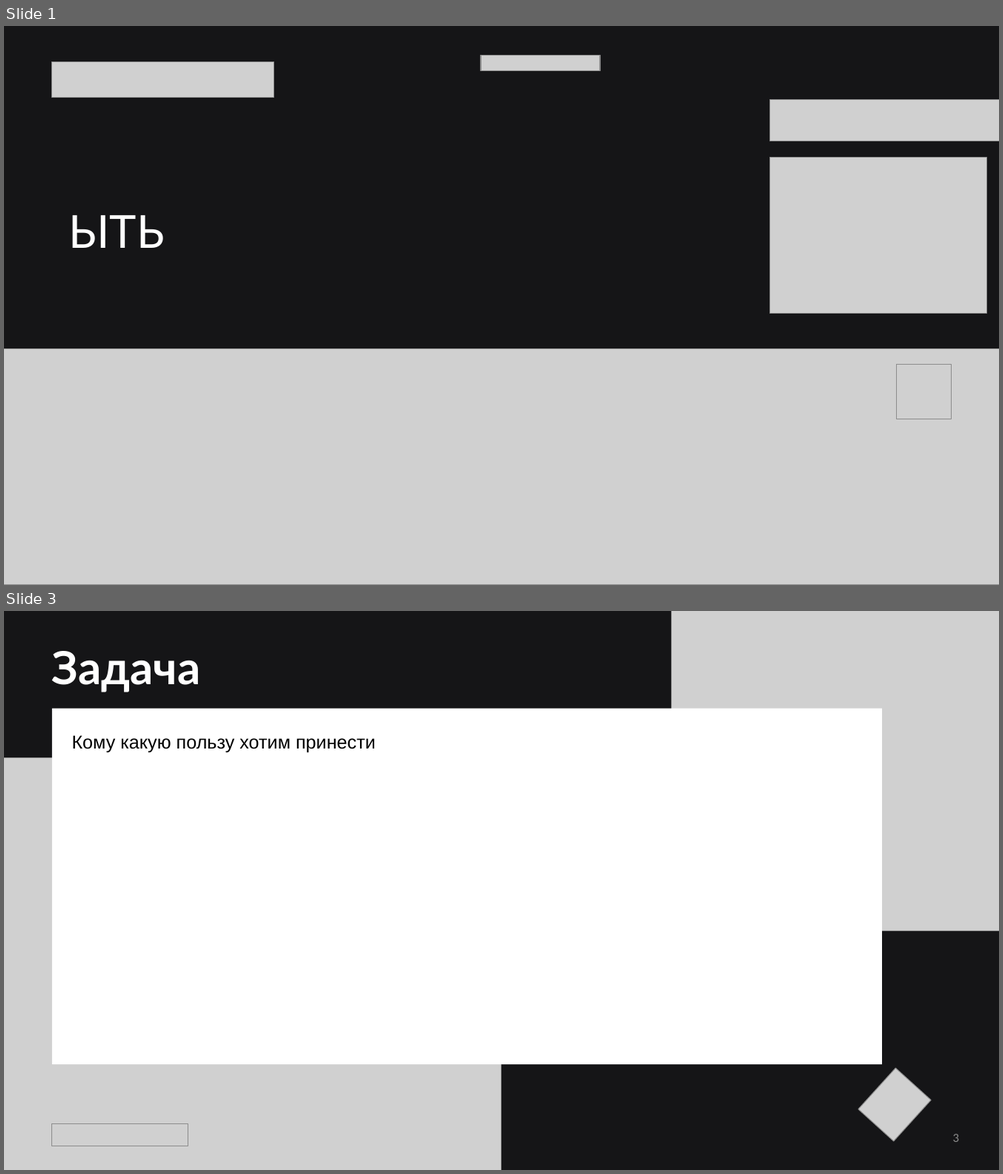
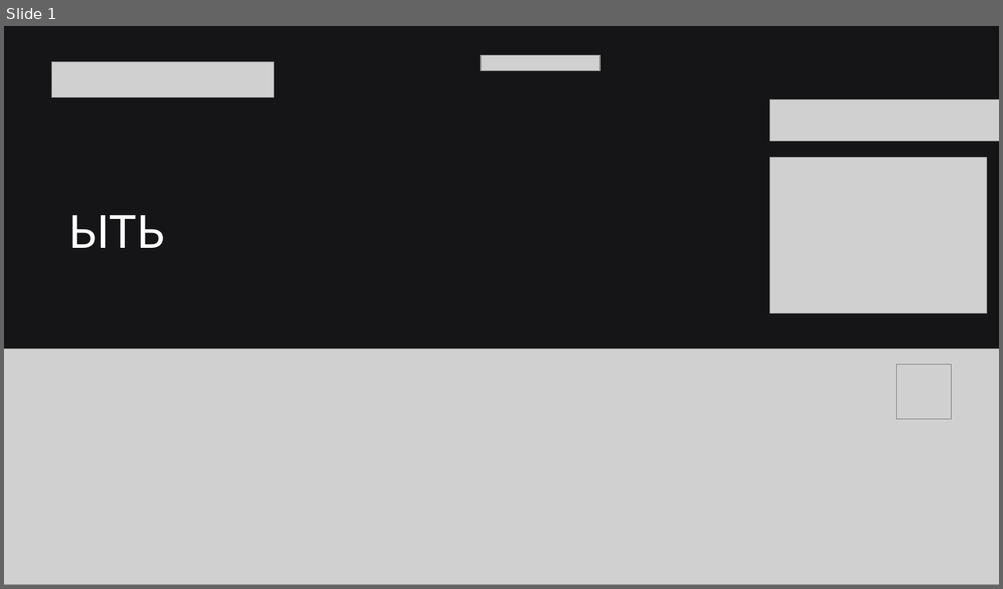
Before and after one commit to vasemkin/wildhack--volunteers, a slide deck: presentation/demo_bITb.pptx. Shown one above the other, each under a label of ours: slides 1 and 3 before the commit, slide 1 after it; the slides between them are not shown. The pictures are 1003x1174 and 1003x589 pixels, drawn with LibreOffice and Linux fonts; fonts in the diff are those of the drawing; grey boxes stand for pictures. Boxes give left, top, right and bottom in pixels: in the first picture for what was removed or moved away, otherwise in the second. Text is boxed around its words. In the diff, an @@ line names an element or a change of style, - is before the commit and + after.

```diff
--- a/presentation/demo_bITb.pptx
+++ b/presentation/demo_bITb.pptx
@@ slide 3 removed at (4, 611, 999, 1170), background #151517 @@
@@ picture removed at (671, 611, 999, 931) @@
@@ text removed at (52, 651, 201, 692) @@
-Задача
@@ rounded rectangle removed at (52, 709, 882, 1065) @@
@@ text removed at (72, 735, 375, 753) @@
-Кому какую пользу хотим принести
@@ picture removed at (4, 758, 502, 1170) @@
@@ picture removed at (858, 1068, 931, 1142) @@
@@ picture removed at (52, 1125, 188, 1146) @@
@@ page number removed at (953, 1134, 959, 1142) @@
-3
```
Also in this commit, not shown: 4 slides changed, 2 slides added.
